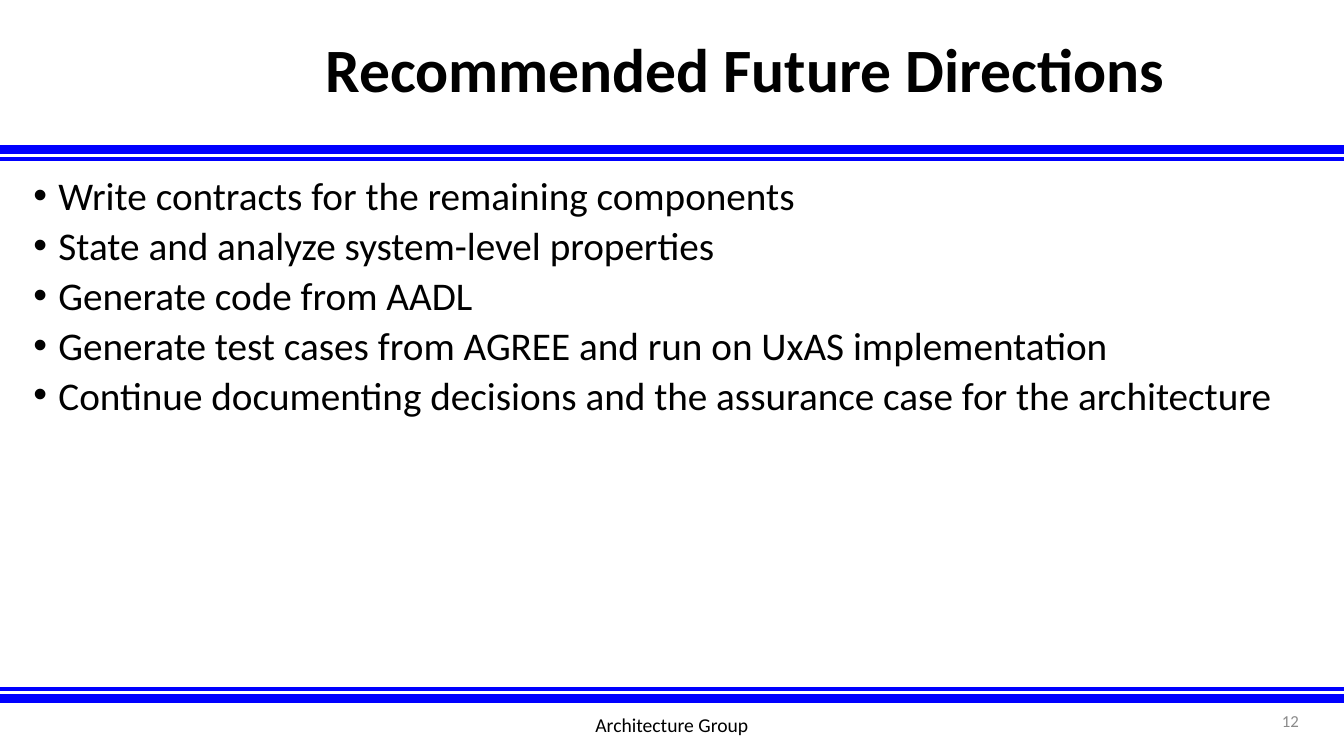
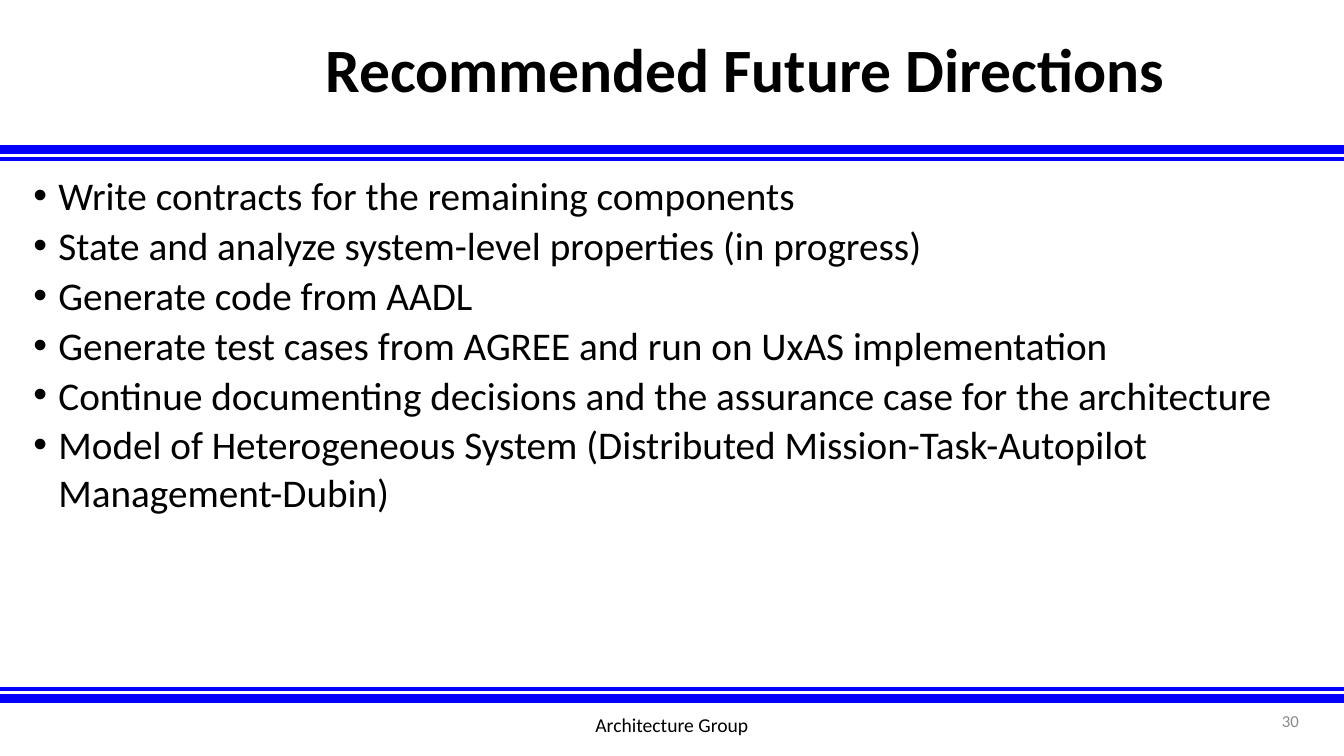
Before and after one commit to afrl-rq/OpenUxAS-SoI, a slide deck: slide 30 of presentations/S5_SoI_Architecture_Group.pptx (slide 12 before the commit). Drawn at 1344x756 pixels with LibreOffice and Linux fonts; fonts in the diff are those of the drawing; background and template pictures are left out. Boxes give left, top, right and bottom in pixels: in the first picture for what was removed or moved away, otherwise in the second. Text is boxed around its words. In the diff, an @@ line names an element or a change of style, - is before the commit and + after.

```diff
--- a/presentations/S5_SoI_Architecture_Group.pptx
+++ b/presentations/S5_SoI_Architecture_Group.pptx
@@ text at <box>58,231,921,267</box>: text changed @@
-• State and analyze system-level properties
+• State and analyze system-level properties (in progress)
@@ text at <box>58,430,1147,514</box>: paragraph added @@
+• Model of Heterogeneous System (Distributed Mission-Task-Autopilot Management-Dubin)
@@ page number at <box>1282,716,1299,727</box>: text changed @@
-12
+30
```
Also in this commit, not shown: 8 other slides changed, 18 slides added.
